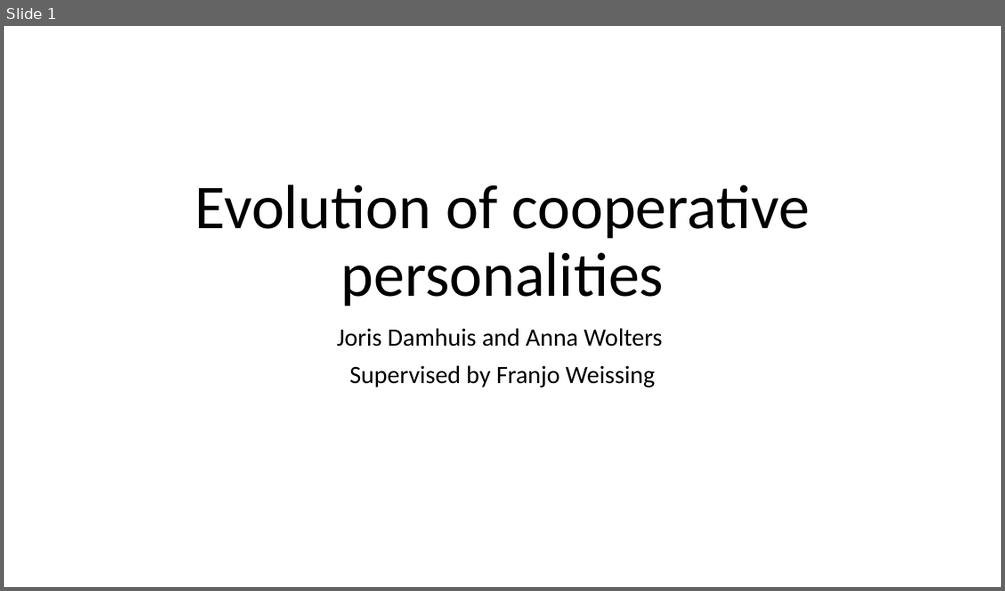
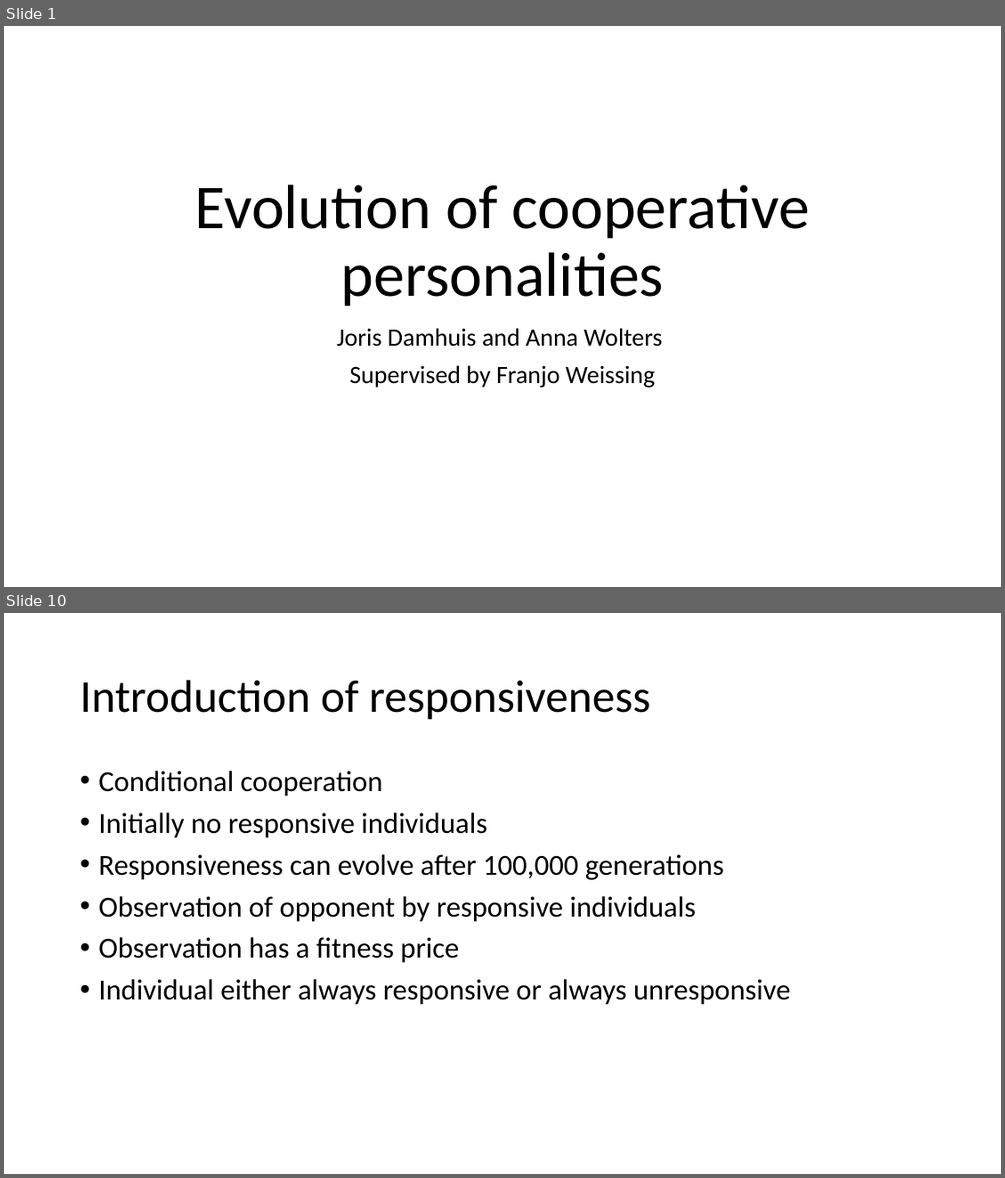
Before and after one commit to J-Damhuis/Cooperation, a slide deck: Presentations/Presentation_25-01-2019_final.pptx. Shown one above the other, each under a label of ours: slide 1 before the commit, slides 1 and 10 after it; the slides between them are not shown. The pictures are 1005x591 and 1005x1178 pixels, drawn with LibreOffice and Linux fonts; fonts in the diff are those of the drawing. Boxes give left, top, right and bottom in pixels: in the first picture for what was removed or moved away, otherwise in the second. Text is boxed around its words. In the diff, an @@ line names an element or a change of style, - is before the commit and + after.

```diff
--- a/Presentations/Presentation_25-01-2019_final.pptx
+++ b/Presentations/Presentation_25-01-2019_final.pptx
@@ slide 10 added at box(4, 613, 1001, 1174), background #FFFFFF @@
@@ title added at box(80, 680, 650, 720), 44 pt, text #000000 @@
+Introduction of responsiveness
@@ text added at box(98, 771, 791, 1005), 28 pt, text #000000 @@
+• Conditional cooperation
+• Initially no responsive individuals
+• Responsiveness can evolve after 100,000 generations
+• Observation of opponent by responsive individuals
+• Observation has a fitness price
+• Individual either always responsive or always unresponsive
```
Also in this commit, not shown: 1 slide changed, 16 other slides added, 2 other files.
